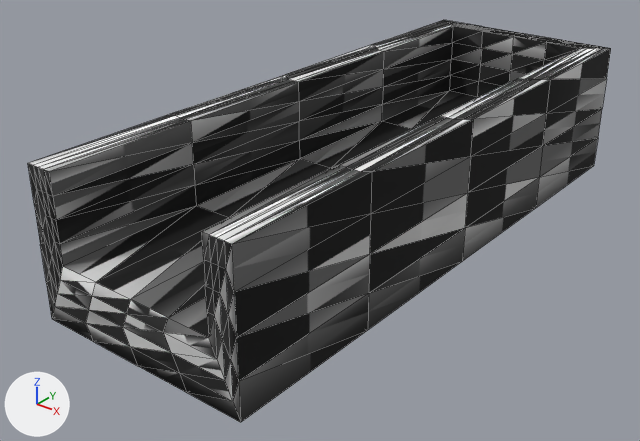
Two versions of the glTF model resources/shape-7.glb, one commit apart.
Rendered twice from a 50 mm camera at (0.535, -0.91, 0.423) aimed at (-0.027, -0.207, -0.013). Arrows for +X, +Y and +Z are at lower left; the lights stay in place. Mesh edges are drawn as thin lines. Where no turn or scale is listed for an object, it has been applied to the vertices. Vertices at the same position are counted once.

Objects in the first picture: 'defaultobject'.
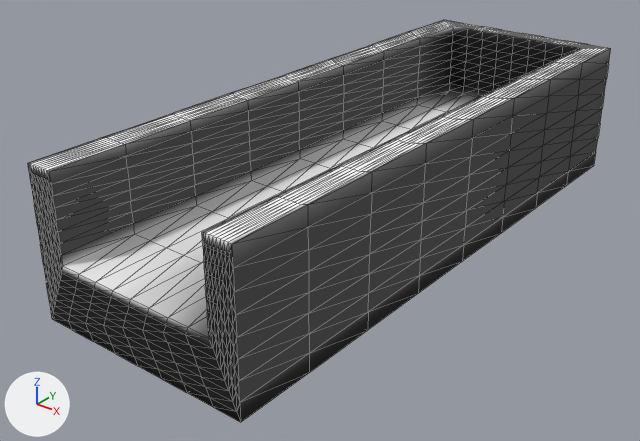
Boxes (x1, y1, x2, y2) around the edits, measured in the pictures (640 x 441 px):
part 1 of me_defaultobject, added: after (28, 20, 611, 422)

The edits, one by one:
me_defaultobject is used by ob_defaultobject; location (0.0, 0.0, 0.0).
me_defaultobject had 226 vertices, 448 faces and spanned x -0.125..0.125, y -0.5..0.2, z -0.038..0.125.
me_defaultobject now has 898 vertices, 1792 faces and spans x -0.125..0.125, y -0.5..0.2, z -0.038..0.125.
me_defaultobject part 1: 672 vertices added at x -0.125..0.125, y -0.5..0.2, z -0.038..0.125.
